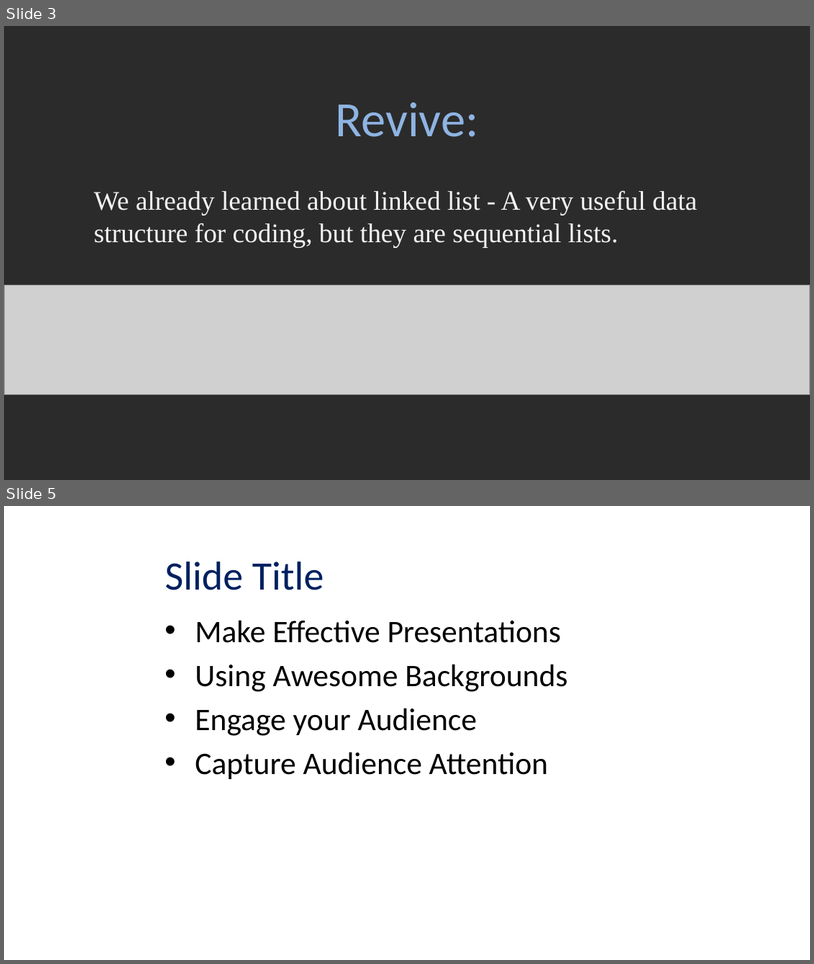
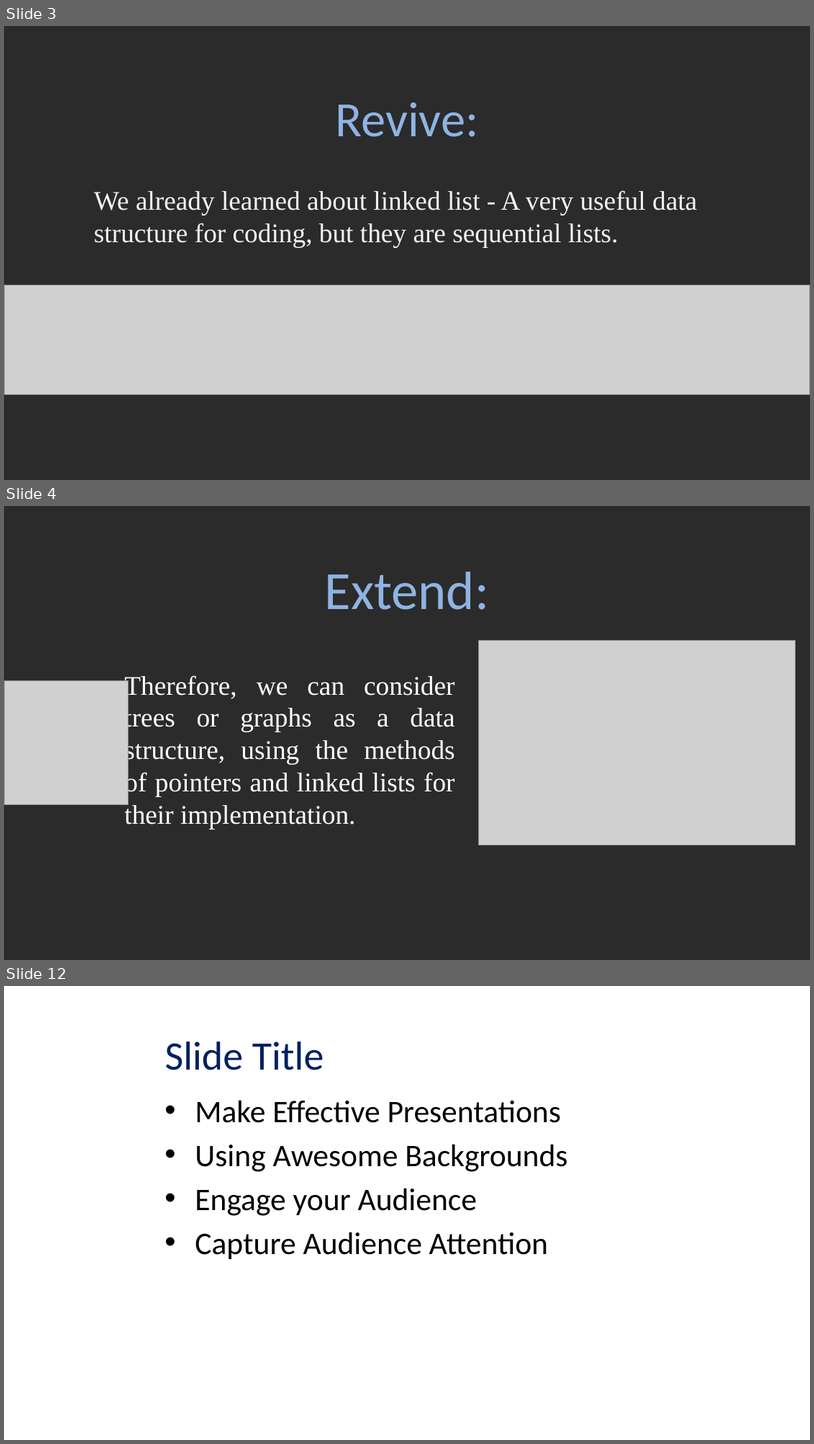
Before and after one commit to viettungvuong/Seminar, a slide deck: Seminar.pptx. Shown one above the other, each under a label of ours: slides 3 and 5 before the commit, slides 3, 4 and 12 after it; the slides between them are not shown. The pictures are 814x964 and 814x1444 pixels, drawn with LibreOffice and Linux fonts; fonts in the diff are those of the drawing; grey boxes stand for pictures; background and template pictures are left out; a plain dark background stands for a picture behind light text. Boxes give left, top, right and bottom in pixels: in the first picture for what was removed or moved away, otherwise in the second. Text is boxed around its words. In the diff, an @@ line names an element or a change of style, - is before the commit and + after.

```diff
--- a/Seminar.pptx
+++ b/Seminar.pptx
@@ slide 4 added at box(4, 506, 810, 960), background picture (left out) @@
@@ title added at box(325, 572, 490, 610), 48 pt, text #8EB4E3 @@
+Extend:
@@ picture added at box(479, 641, 796, 846) @@
@@ text added at box(124, 675, 455, 829), 24 pt, text #FFFFFF @@
+Therefore, we can consider trees or graphs as a data structure, using the methods of pointers and linked lists for their implementation.
@@ picture added at box(4, 681, 128, 806) @@
@@ what was slide 5 is now slide 12 @@
```
Also in this commit, not shown: 6 other slides added.
